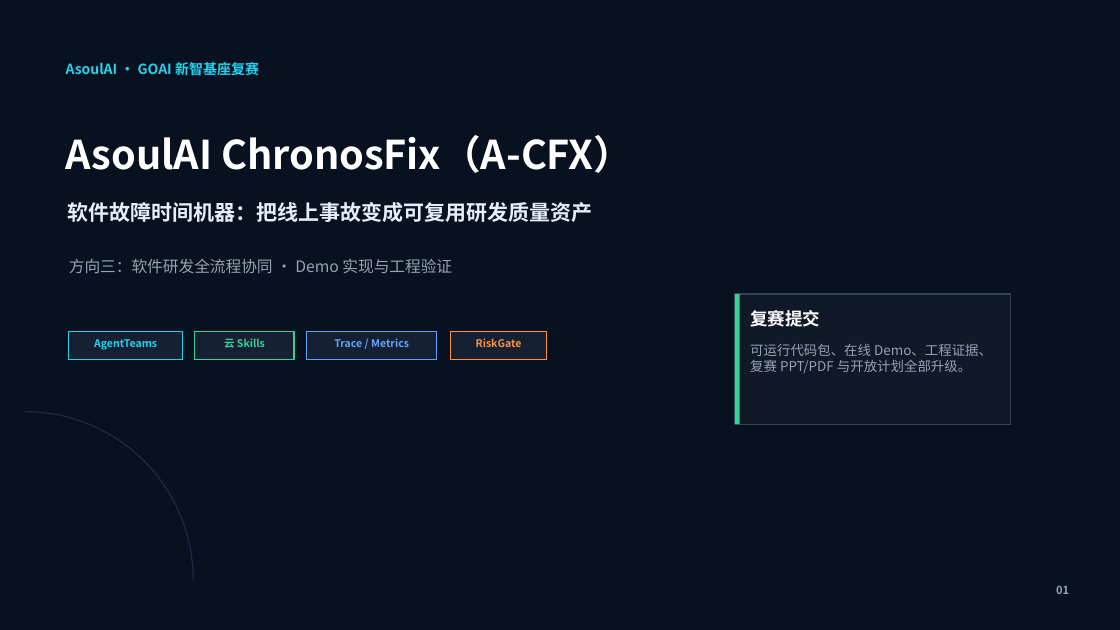
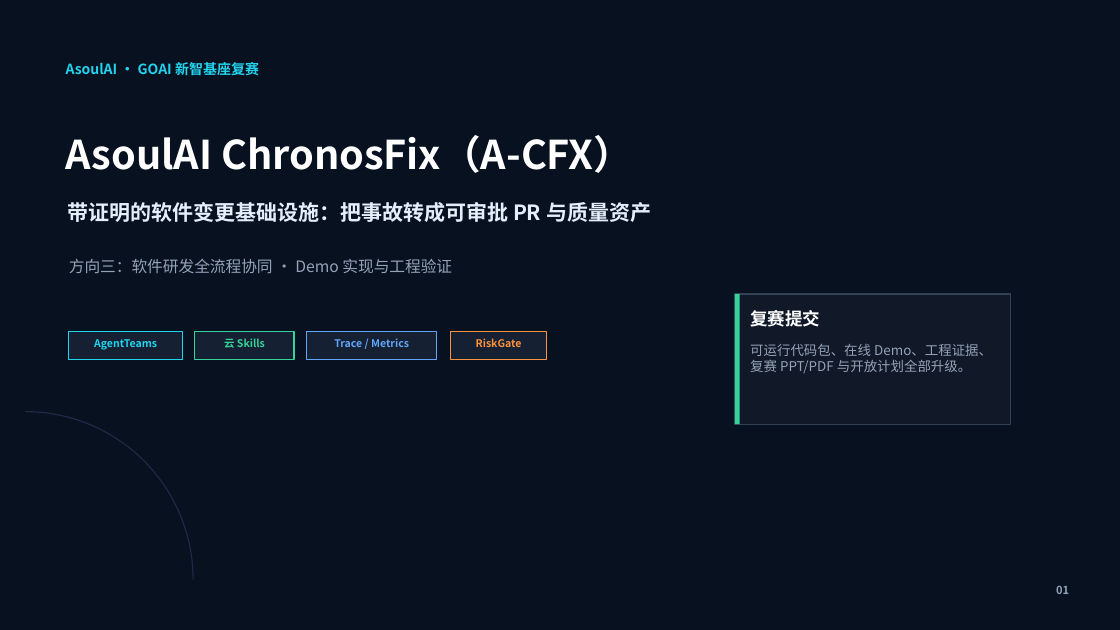
Before and after one commit to ASOUL-Official/asoulai-chronosfix, a slide deck: slide 1 of submission/ChronosFix_复赛方案.pptx. Drawn at 1120x630 pixels with LibreOffice and Linux fonts; fonts in the diff are those of the drawing. Boxes give left, top, right and bottom in pixels: in the first picture for what was removed or moved away, otherwise in the second. Text is boxed around its words. In the diff, an @@ line names an element or a change of style, - is before the commit and + after.

```diff
--- a/submission/ChronosFix_复赛方案.pptx
+++ b/submission/ChronosFix_复赛方案.pptx
@@ text at (x1=67, y1=202, x2=651, y2=222): text changed @@
-软件故障时间机器：把线上事故变成可复用研发质量资产
+带证明的软件变更基础设施：把事故转成可审批 PR 与质量资产
```
Also in this commit, not shown: 8 other slides changed, 21 other files.
